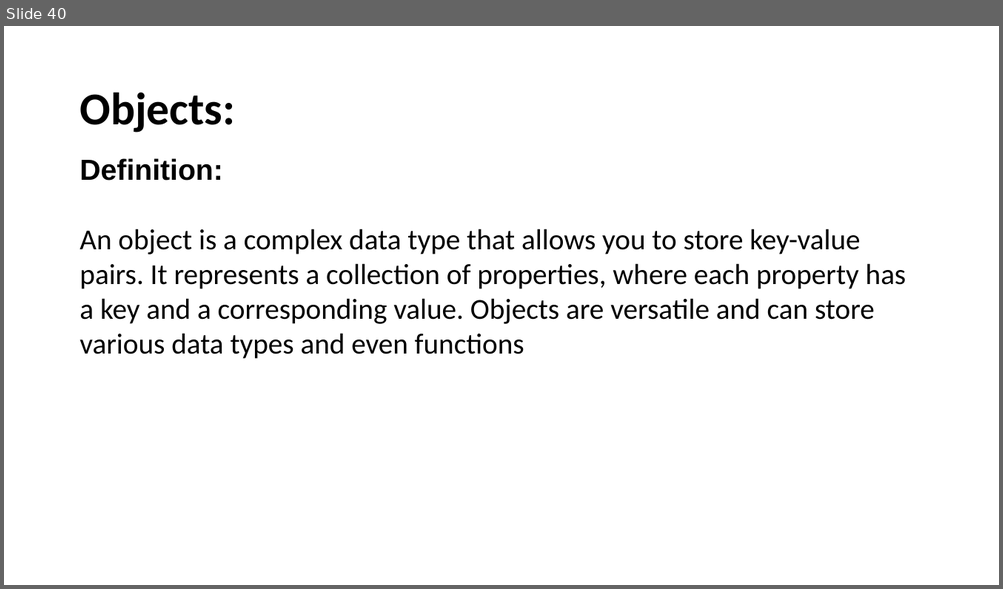
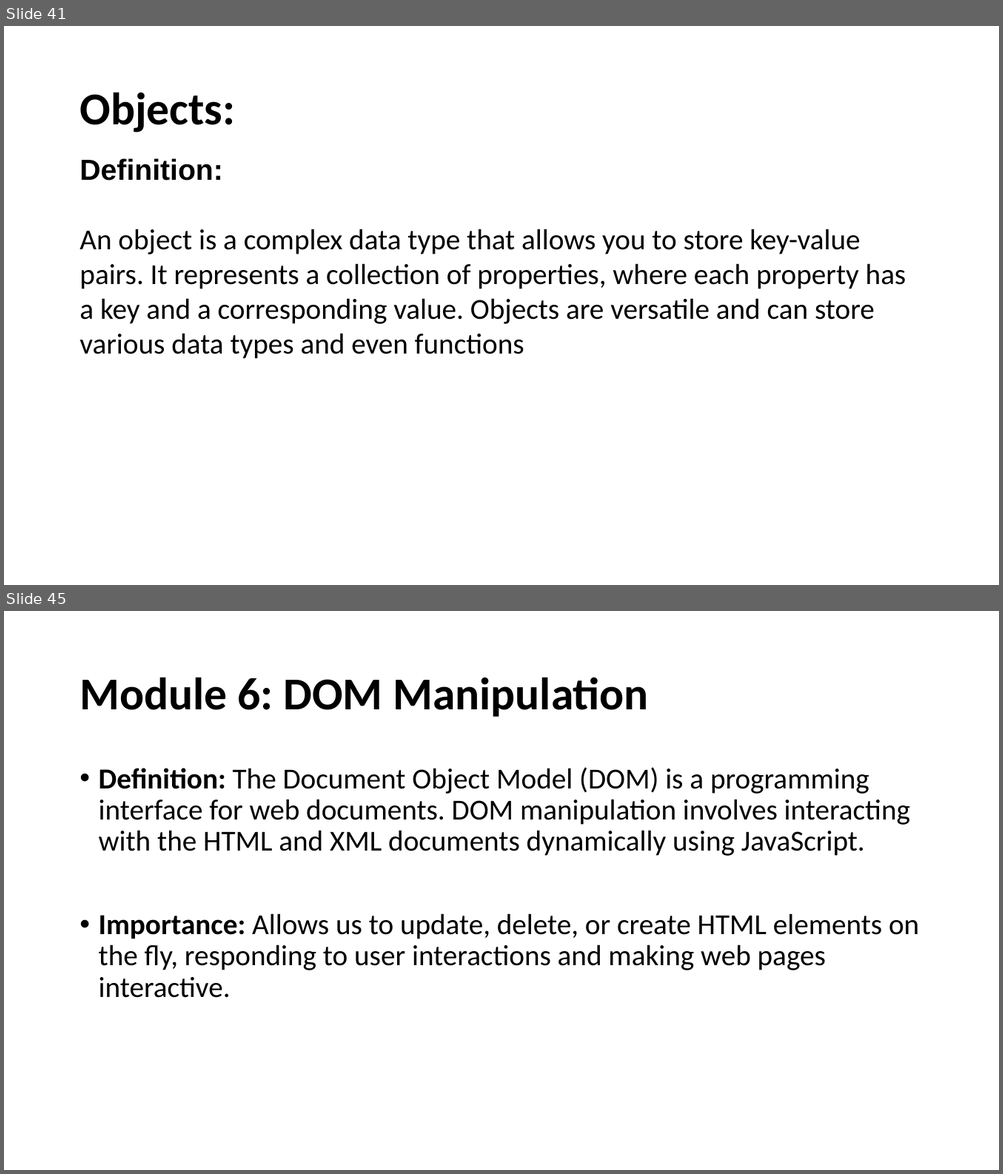
Before and after one commit to SethLK/JavaScript-Wizard-Course-for-Beginners, a slide deck: JavaScript Master Course for Beginners.pptx. Shown one above the other, each under a label of ours: slide 40 before the commit, slides 41 and 45 after it; the slides between them are not shown. The pictures are 1003x589 and 1003x1174 pixels, drawn with LibreOffice and Linux fonts; fonts in the diff are those of the drawing. Boxes give left, top, right and bottom in pixels: in the first picture for what was removed or moved away, otherwise in the second. Text is boxed around its words. In the diff, an @@ line names an element or a change of style, - is before the commit and + after.

Commit message:
Add Js in html

```diff
--- a/JavaScript Master Course for Beginners.pptx
+++ b/JavaScript Master Course for Beginners.pptx
@@ slide 45 added at (4,611,999,1170), background #FFFFFF @@
@@ title added at (79,677,649,717), 44 pt, text #000000, bold @@
+Module 6: DOM Manipulation
@@ text added at (99,767,919,998), 28 pt, text #000000 @@
+• Definition: The Document Object Model (DOM) is a programming interface for web documents. DOM manipulation involves interacting with the HTML and XML documents dynamically using JavaScript.
+• Importance: Allows us to update, delete, or create HTML elements on the fly, responding to user interactions and making web pages interactive.
@@ what was slide 40 is now slide 41 @@
```
Also in this commit, not shown: 6 slides changed, 4 other slides added, 2 other files.
